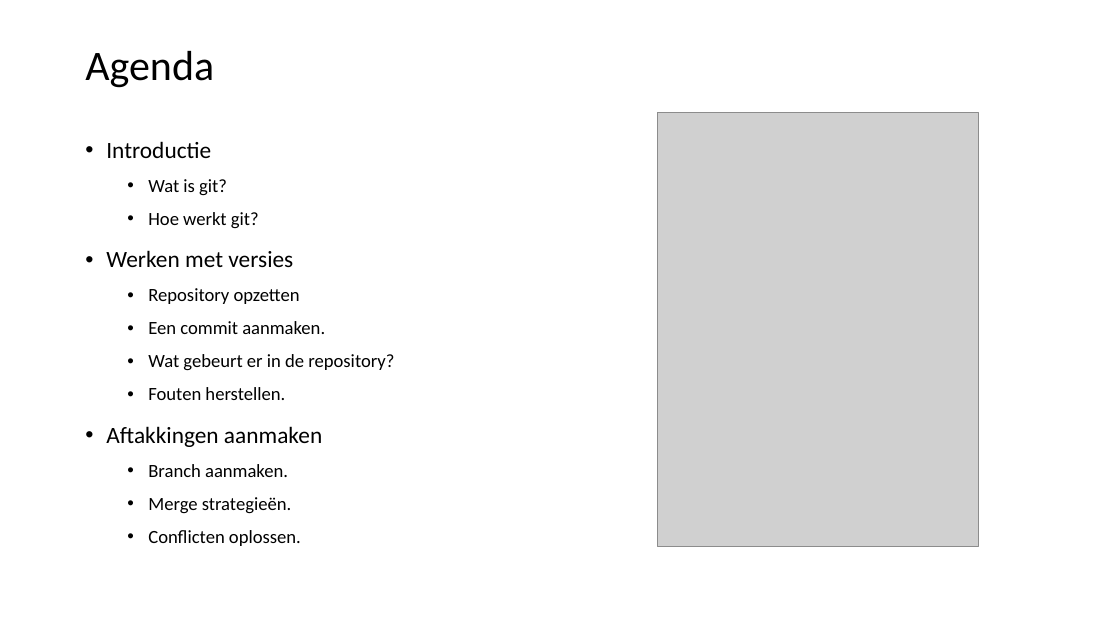
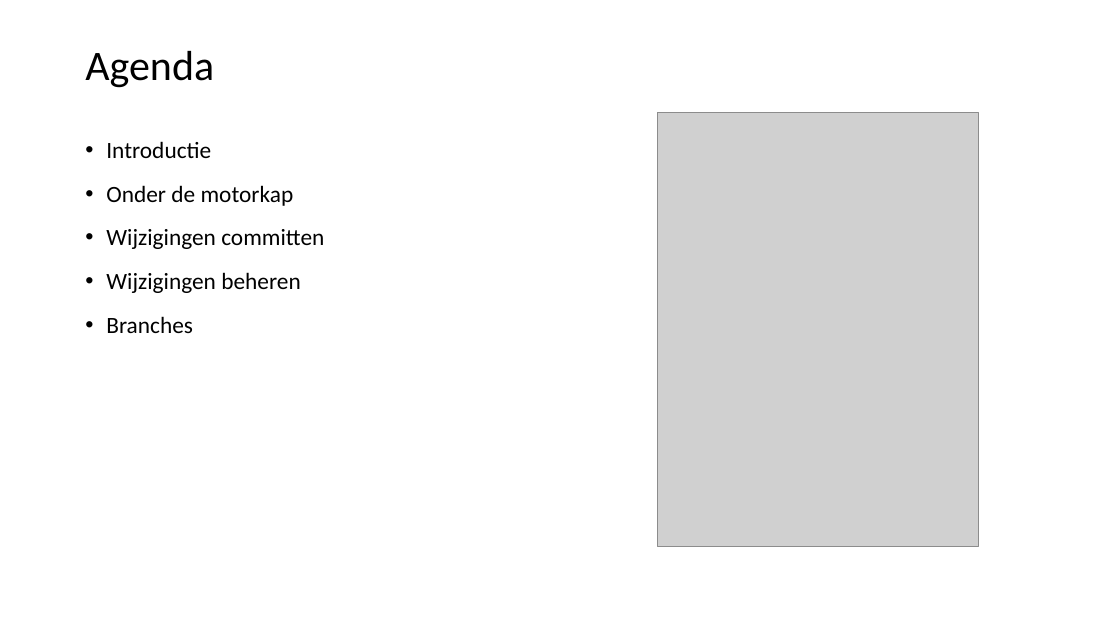
Before and after one commit to LFKoning/knowledge-sharing, a slide deck: slide 2 of git_course/1_basics/git_basic.pptx. Drawn at 1120x630 pixels with LibreOffice and Linux fonts; fonts in the diff are those of the drawing; grey boxes stand for pictures. Boxes give left, top, right and bottom in pixels: in the first picture for what was removed or moved away, otherwise in the second. Text is boxed around its words. In the diff, an @@ line names an element or a change of style, - is before the commit and + after.

```diff
--- a/git_course/1_basics/git_basic.pptx
+++ b/git_course/1_basics/git_basic.pptx
@@ text at bbox=[106, 185, 324, 333]: text changed; size 16 to 20 pt @@
-  • Wat is git?
-  • Hoe werkt git?
-• Werken met versies
-  • Repository opzetten
-  • Een commit aanmaken.
-  • Wat gebeurt er in de repository?
-  • Fouten herstellen.
-• Aftakkingen aanmaken
-  • Branch aanmaken.
-  • Merge strategieën.
-  • Conflicten oplossen.
+• Onder de motorkap
+• Wijzigingen committen
+• Wijzigingen beheren
+• Branches
```
Also in this commit, not shown: 3 other slides changed, 2 slides added, 1 other file.
